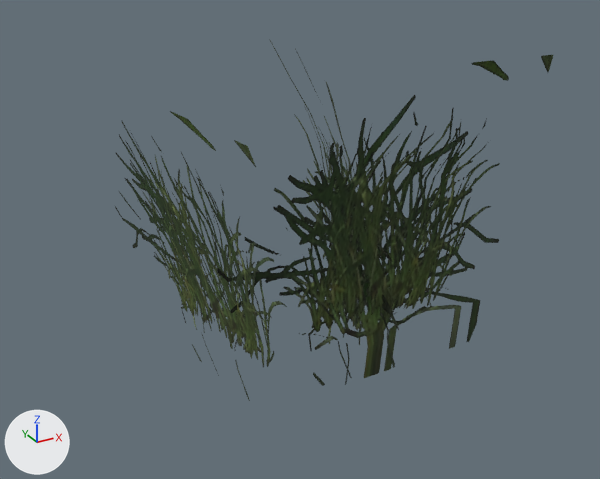
What one commit did to the glTF model ASSETS/Vegetation/Grass/ForestGrass001/Models/forest_grass_001_c_LOD2.gltf.
Rendered twice from a 50 mm lens placed at (-0.771, -1.33, 0.998), pointed at (0.003, 0.077, 0.294). Arrows for +X, +Y and +Z are at lower left; the lights stay in place. The older version comes first.

Names of what the first picture shows: 'forest_grass_001_c_LOD2'.
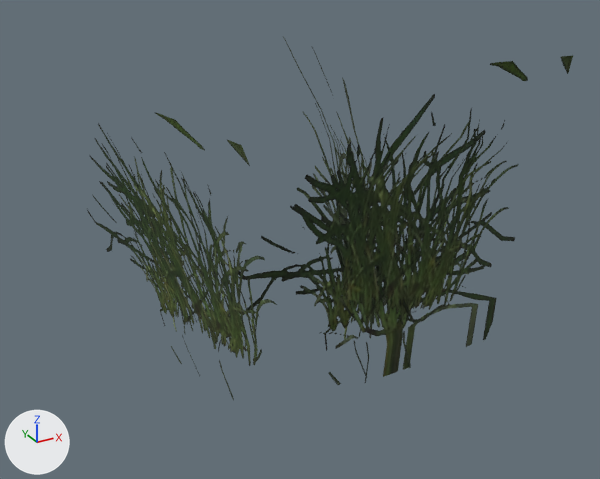
Location of each change, (x1, y1, x2, y2) in pixels of the pictures (600 x 479 px; the box of a moved part takes in the faces that stretch with it):
'forest_grass_001_c_LOD2', reshaped (11% wider): before (115, 39, 553, 401); after (87, 36, 573, 400)
part 1 of me_forest_grass_001_c_lod2, moved or reshaped: before (269, 39, 399, 345); after (283, 36, 414, 339)
part 2 of me_forest_grass_001_c_lod2, moved or reshaped: before (217, 55, 553, 386); after (238, 55, 573, 385)
part 3 of me_forest_grass_001_c_lod2, moved or reshaped: before (115, 111, 287, 401); after (87, 112, 277, 400)
part 4 of me_forest_grass_001_c_lod2, moved or reshaped: before (274, 95, 499, 385); after (297, 94, 515, 383)

What changed in the scene script:
```text
Change me_forest_grass_001_c_lod2:
    used by ob_forest_grass_001_c_lod2; location = (0.0, 0.0, 0.0)
    remove me_forest_grass_001_c_lod2.from_pydata(...)  # 32 vertices, 24 faces; spans x -0.372..0.51, y -0.293..0.449, z 0.0..0.708
    add me_forest_grass_001_c_lod2.from_pydata(...)  # 32 vertices, 24 faces; spans x -0.435..0.548, y -0.28..0.448, z 0.0..0.708
    me_forest_grass_001_c_lod2 part 1: the loose piece of 8 vertices spanning x -0.032..0.195, y -0.273..0.395, z 0.0..0.7 is turned 2.3 degrees about the z axis through its middle, then moved by (0.039, 0.011, 0.0)
    me_forest_grass_001_c_lod2 part 2: the loose piece of 8 vertices spanning x -0.244..0.422, y -0.256..-0.021, z 0.0..0.708 is turned -1.5 degrees about the z axis through its middle, then moved by (0.027, -0.016, 0.0)
    me_forest_grass_001_c_lod2 part 3: the loose piece of 8 vertices spanning x -0.372..-0.131, y -0.293..0.449, z 0.0..0.641 is turned 4.5 degrees about the z axis through its middle, then moved by (-0.034, 0.01, 0.0)
    me_forest_grass_001_c_lod2 part 4: the loose piece of 8 vertices spanning x -0.175..0.51, y -0.067..0.028, z 0.0..0.67 is turned 0.8 degrees about the z axis through its middle, then moved by (0.039, -0.014, 0.0)
```
